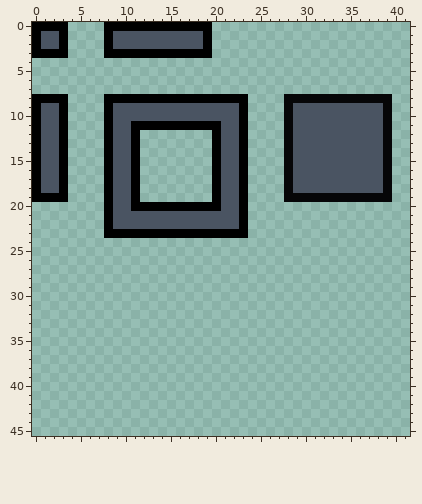
Two states of a pixel-art file, Texture/Environment/Platforms/Platform Black.aseprite. The first picture shows the starting point.
64x64 pixels, 1 frame. Shown: x 0..41, y 0..45.
Now the later version:
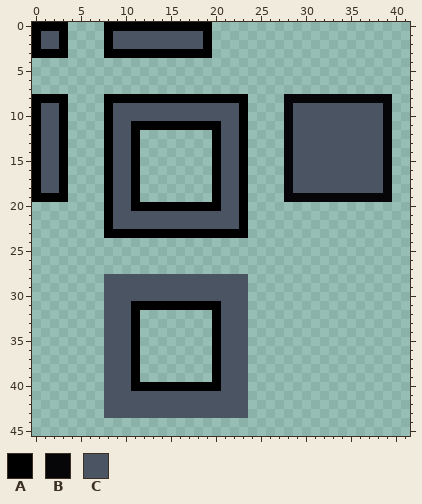
Palette (. is transparent): A #000000  B #060608  C #4a5462
From old to new:
The edit adds colour A in row 31 at x 11 to 20; in rows 32 to 39 at x 11 and 20; in row 40 at x 11 to 20.
The edit adds colour C in rows 28 to 30 at x 8 to 23; in rows 31 to 40 at x 8 to 10 and 21 to 23; in rows 41 to 43 at x 8 to 23.
Where, in picture pixels (left, top, right, bottom), the same in both pictures:
added: (104, 274, 248, 418)
